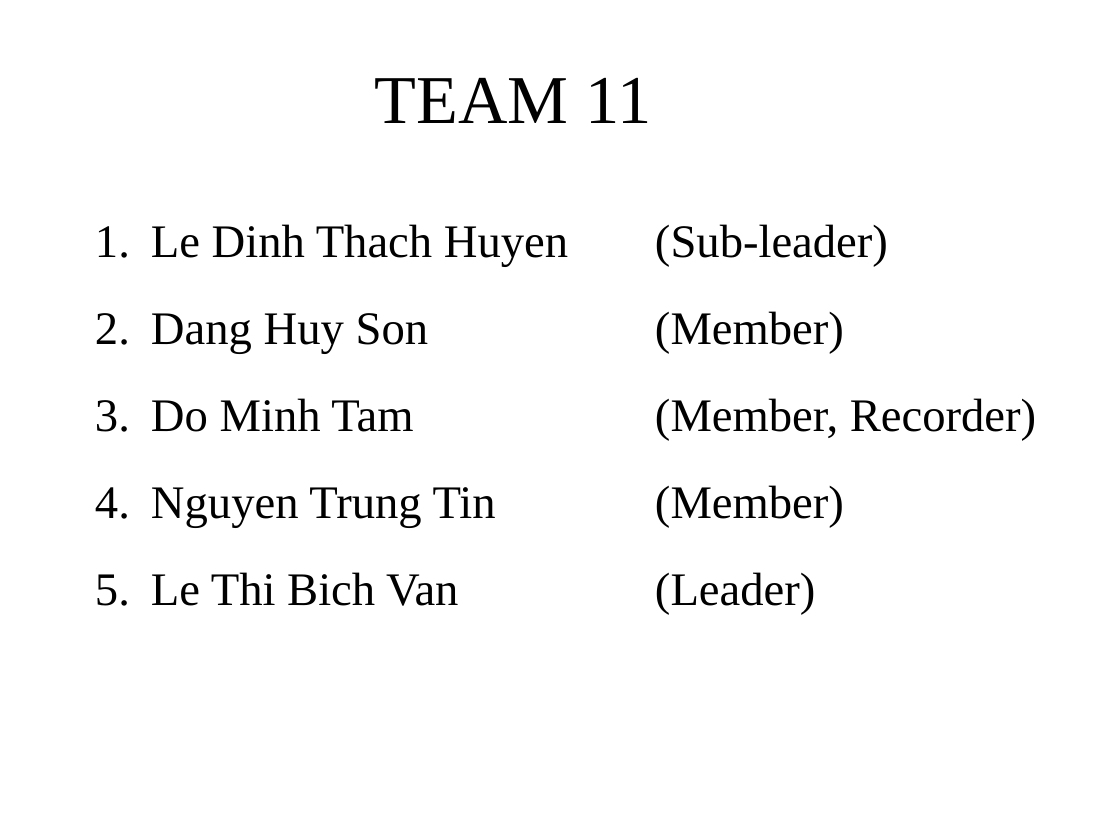
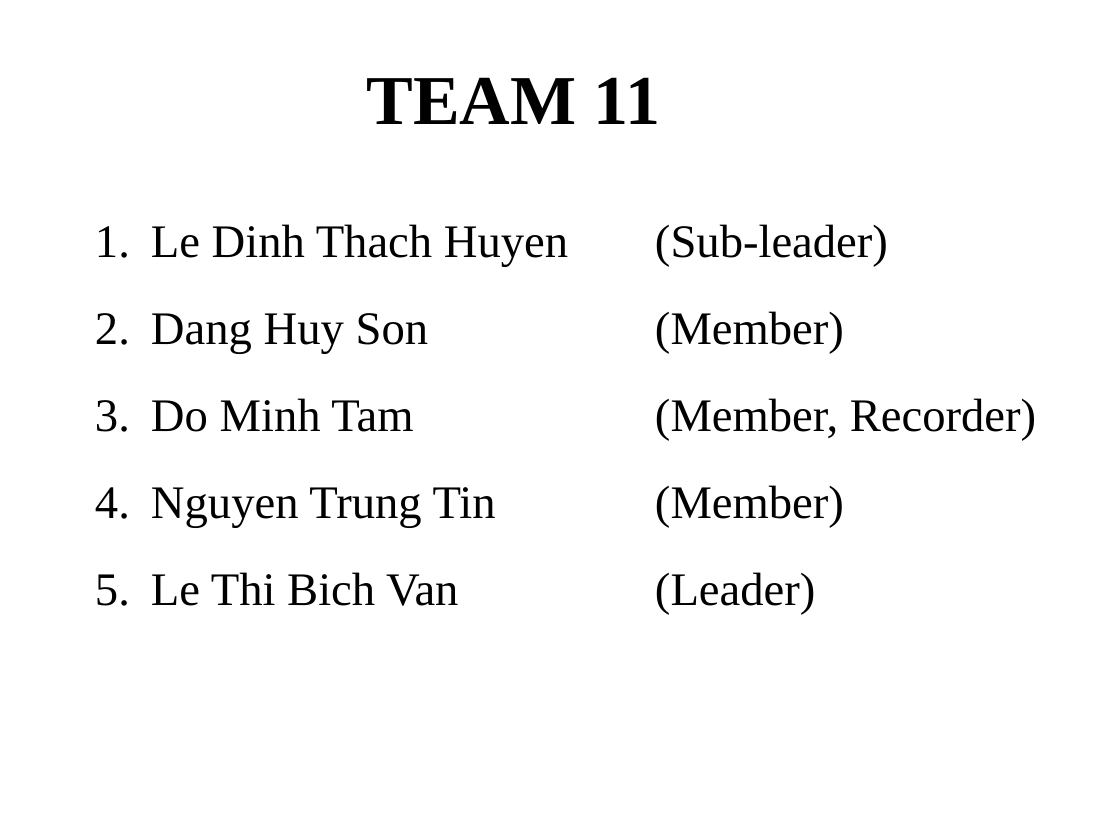
Before and after one commit to T138384/vlu-k15t1-team11, a slide deck: slide 2 of SMA - Software Measurement & Analysis/Asignment-02/K15T1-Team11-Team Assignment2/K15T1-Team11-Team Assignment2.ppt. Drawn at 1120x840 pixels with LibreOffice and Linux fonts; fonts in the diff are those of the drawing; background and template pictures are left out. Boxes give left, top, right and bottom in pixels: in the first picture for what was removed or moved away, otherwise in the second. Text is boxed around its words. In the diff, an @@ line names an element or a change of style, - is before the commit and + after.

```diff
--- a/SMA - Software Measurement & Analysis/Asignment-02/K15T1-Team11-Team Assignment2/K15T1-Team11-Team Assignment2.ppt
+++ b/SMA - Software Measurement & Analysis/Asignment-02/K15T1-Team11-Team Assignment2/K15T1-Team11-Team Assignment2.ppt
@@ title "TEAM 11" at [367, 77, 660, 124]: size 44 to 45 pt, bold on @@
```
Also in this commit, not shown: 3 other slides changed, 4 slides added, 3 slides removed, 2 other files.
